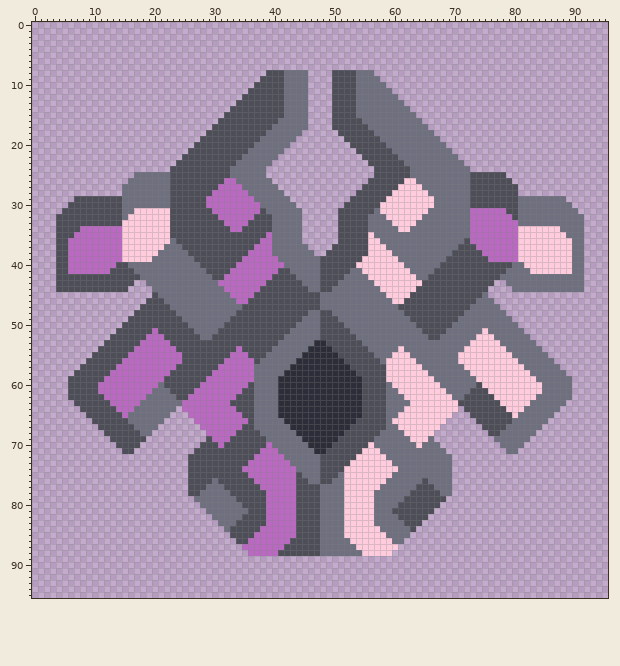
Sprite sheet -- core/assets-raw/sprites/blocks/turrets/sublimate/sublimate-preview.png. Above, as it was before the edit.
The file is 96x96 pixels. Colours within 5 levels of each other are drawn and written as one.
The same view after the edit:
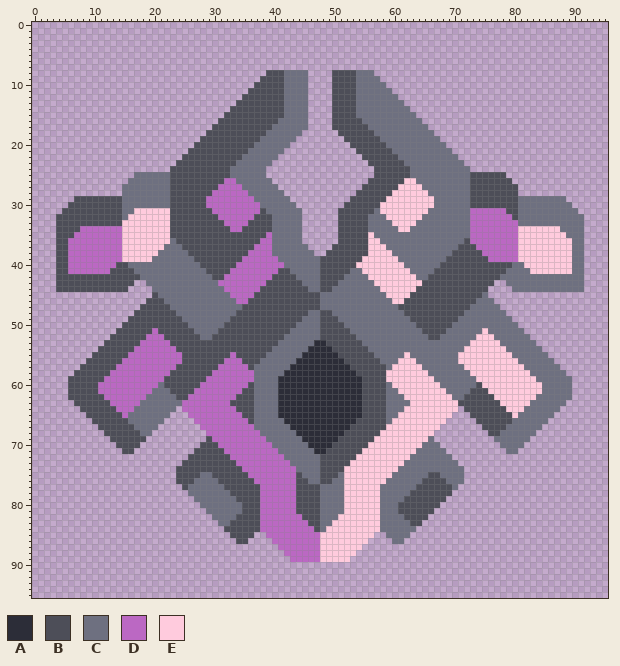
Palette (. is transparent): A #2c2d38  B #4d4e58  C #6e7080  D #bb68c3  E #ffcbdd
The exact change:
@@ x 32..63 @@
 53 BBBBBBBBBCCCCCCAABBBBBBCCCCCCCCC
-54 BBDBBBBBCCCCCCAAAABBBBBBCCCCCECC
-55 BDDDBBBCCCCCCAAAAAABBBBBBCCCEEEC
-56 DDDDDBCCCCCCAAAAAAAABBBBBBCEEEEE
-57 DDDDDCCCCCCAAAAAAAAAABBBBBBEEEEE
+54 BBBBBBBBCCCCCCAAAABBBBBBCCCCCCCC
+55 BDBBBBBCCCCCCAAAAAABBBBBBCCCCCEC
+56 DDDBBBCCCCCCAAAAAAAABBBBBBCCCEEE
+57 DDDDBCCCCCCAAAAAAAAAABBBBBBCEEEE
 58 DDDDDCCCCCAAAAAAAAAAAABBBBBEEEEE
@@ x 22..73 @@
 66 .....DDDDDDDDDBCCCCCAAAAAAAAAAAABBBBBCEEEEEEEEE.....
-67 ......DDDDDDDBBCCCCCCAAAAAAAAAABBBBBBCCEEEEEEE......
-68 .......DDDDDBBBBCCCCCCAAAAAAAABBBBBBCCCCEEEEE.......
-69 .......BDDDBBBBBBCCCCCCAAAAAABBBBBBCCCCCCEEEC.......
-70 ......BBBDBBBBBBBDCCCCCCAAAABBBBBBECCCCCCCECCC......
-71 .....BBBBBBBBBBBDDDCCCCCCAABBBBBBEEECCCCCCCCCCC.....
-72 ....BBBBBBBBBBBDDDDDCCCCCCBBBBBBEEEEECCCCCCCCCCC....
-73 ....BBBBBBBBBBDDDDDDDCCCCCBBBBBEEEEEEECCCCCCCCCC....
-74 ....BBBBBBBBBDDDDDDDDDCCCCBBBBEEEEEEEEECCCCCCCCC....
-75 ....BBBBBBBBBBDDDDDDDDBCCCBBBCEEEEEEEECCCCCCCCCC....
-76 ....BBBBCBBBBBBDDDDDDDBBCCBBCCEEEEEEECCCCCCBCCCC....
-77 ....BBBCCCBBBBBBDDDDDDBBBBCCCCEEEEEECCCCCCBBBCCC....
-78 ....BBCCCCCBBBBBBDDDDDBBBBCCCCEEEEECCCCCCBBBBBCC....
-79 .....CCCCCCCBBBBBDDDDDBBBBCCCCEEEEECCCCCBBBBBBB.....
-80 ......CCCCCCCBBBBDDDDDBBBBCCCCEEEEECCCCBBBBBBB......
-81 .......CCCCCCCBBBDDDDDBBBBCCCCEEEEECCCBBBBBBB.......
-82 ........CCCCCBBBBDDDDDBBBBCCCCEEEEECCCCBBBBB........
-83 .........CCCBBBBBDDDDDBBBBCCCCEEEEECCCCCBBB.........
-84 ..........CBBBBBDDDDDDBBBBCCCCEEEEEECCCCCB..........
-85 ...........BBBBDDDDDDDBBBBCCCCEEEEEEECCCC...........
-86 ............BBDDDDDDDBBBBBCCCCCEEEEEEECC............
-87 .............DDDDDDDBBBBBBCCCCCCEEEEEEE.............
-88 ..............DDDDDBBBBBBBCCCCCCCEEEEE..............
-89 ....................................................
+67 ......DDDDDDDDDCCCCCCAAAAAAAAAABBBBBBEEEEEEEEE......
+68 .......DDDDDDDDDCCCCCCAAAAAAAABBBBBBEEEEEEEEE.......
+69 .......BDDDDDDDDDCCCCCCAAAAAABBBBBBEEEEEEEEEC.......
+70 ......BBBDDDDDDDDDCCCCCCAAAABBBBBBEEEEEEEEECCC......
+71 .....BBBBBDDDDDDDDDCCCCCCAABBBBBBEEEEEEEEECCCCC.....
+72 ....BBBBBBBDDDDDDDDDCCCCCCBBBBBBEEEEEEEEECCCCCCC....
+73 ...BBBBBBBBBDDDDDDDDDCCCCCBBBBBEEEEEEEEECCCCCCCCC...
+74 ..BBBBBBBBBBBDDDDDDDDDCCCCBBBBEEEEEEEEECCCCCCCCCCC..
+75 ..BBBBCCBBBBBBDDDDDDDDBCCCBBBCEEEEEEEECCCCCCBBCCCC..
+76 ..BBBCCCCBBBBBBDDDDDDDBBCCBBCCEEEEEEECCCCCCBBBBCCC..
+77 ...BCCCCCCBBBBBBDDDDDDBBBBCCCCEEEEEECCCCCCBBBBBBC...
+78 ....CCCCCCCBBBBBDDDDDDBBBBCCCCEEEEEECCCCCBBBBBBB....
+79 .....CCCCCCCBBBBDDDDDDBBBBCCCCEEEEEECCCCBBBBBBB.....
+80 ......CCCCCCCBBBDDDDDDBBBBCCCCEEEEEECCCBBBBBBB......
+81 .......CCCCCCBBBDDDDDDBBBBCCCCEEEEEECCCBBBBBB.......
+82 ........CCCCBBBBDDDDDDDBBBCCCEEEEEEECCCCBBBB........
+83 .........CCBBBBBDDDDDDDDBBCCEEEEEEEECCCCCBB.........
+84 ..........BBBBBBDDDDDDDDDBCEEEEEEEEECCCCCC..........
+85 ...........BBBB..DDDDDDDDDEEEEEEEEE..CCCC...........
+86 ............BB....DDDDDDDDEEEEEEEE....CC............
+87 ...................DDDDDDDEEEEEEE...................
+88 ....................DDDDDDEEEEEE....................
+89 .....................DDDDDEEEEE.....................
 90 ....................................................
Pixel boxes of the changes (left, top, right, bottom) in both pictures:
changed: (236, 346, 254, 370)
changed: (386, 346, 404, 370)
changed: (224, 424, 266, 466)
changed: (374, 424, 416, 466)
changed: (176, 460, 212, 496)
changed: (428, 460, 464, 496)
changed: (224, 490, 416, 562)
